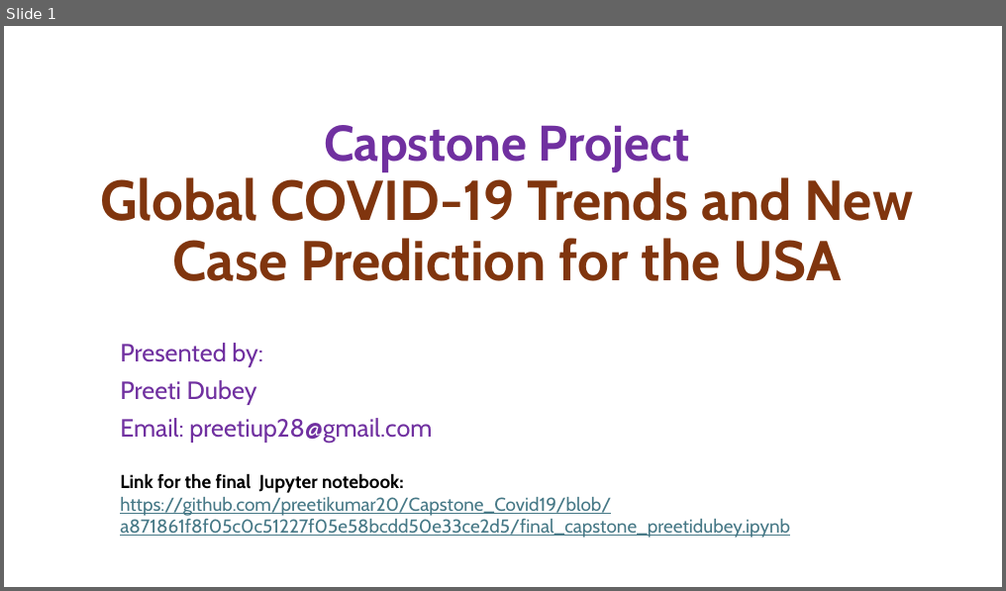
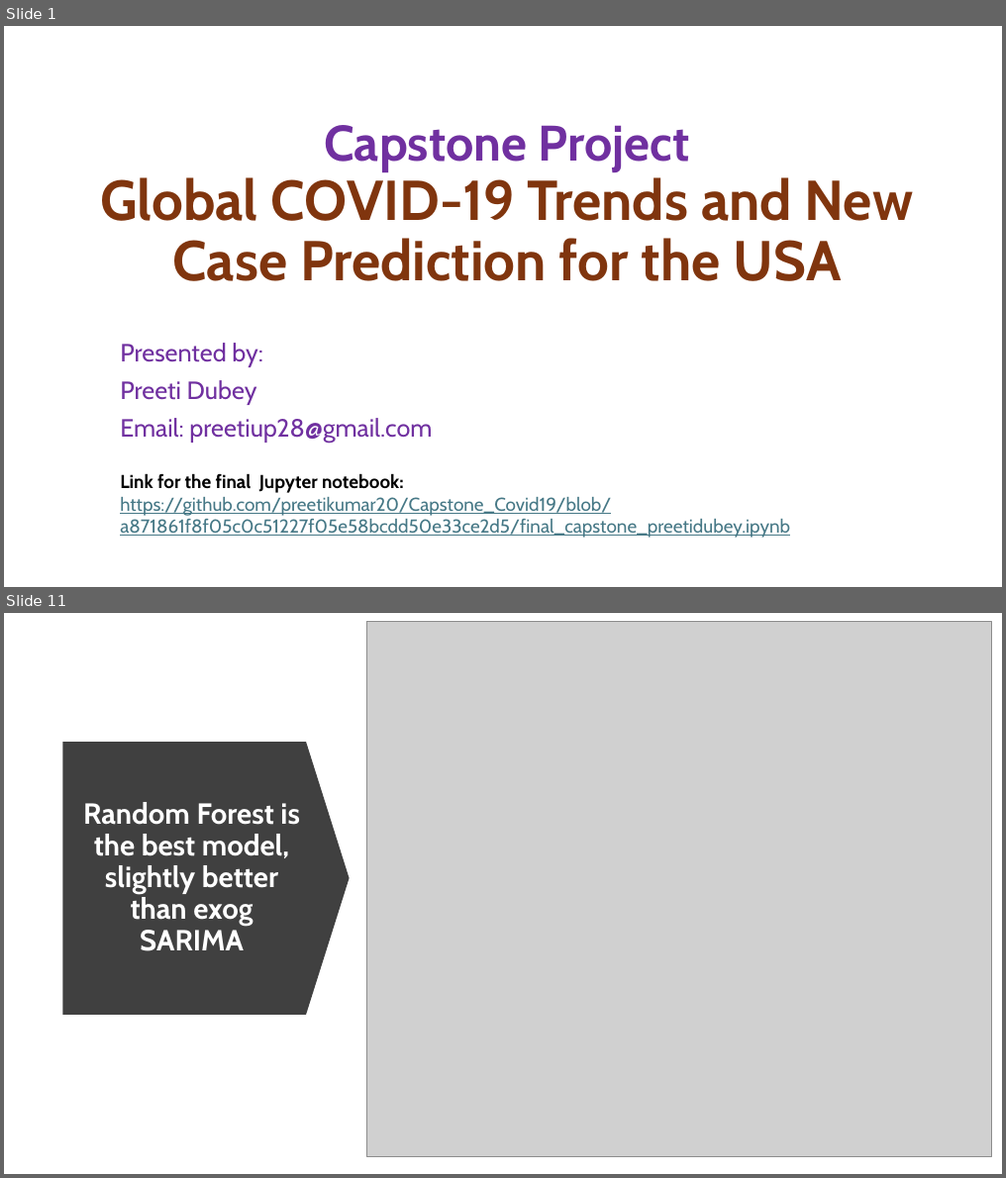
Before and after one commit to preetikumar20/Capstone_Covid19, a slide deck: Final_Capstone_Slides_PreetiDubey.pptx. Shown one above the other, each under a label of ours: slide 1 before the commit, slides 1 and 11 after it; the slides between them are not shown. The pictures are 1006x591 and 1006x1178 pixels, drawn with LibreOffice and Linux fonts; fonts in the diff are those of the drawing; grey boxes stand for pictures. Boxes give left, top, right and bottom in pixels: in the first picture for what was removed or moved away, otherwise in the second. Text is boxed around its words. In the diff, an @@ line names an element or a change of style, - is before the commit and + after.

```diff
--- a/Final_Capstone_Slides_PreetiDubey.pptx
+++ b/Final_Capstone_Slides_PreetiDubey.pptx
@@ slide 11 added at [4,613,1002,1174], background #FFFFFF @@
@@ picture added at [367,621,991,1157] @@
@@ down arrow added at [63,742,350,1015], fill #404040 @@
@@ title added at [83,802,299,952], 28 pt, text #FFFFFF, bold @@
+Random Forest is the best model, slightly better than exog SARIMA
```
Also in this commit, not shown: 3 slides changed, 4 other slides added, 4 slides removed, 2 other files.
